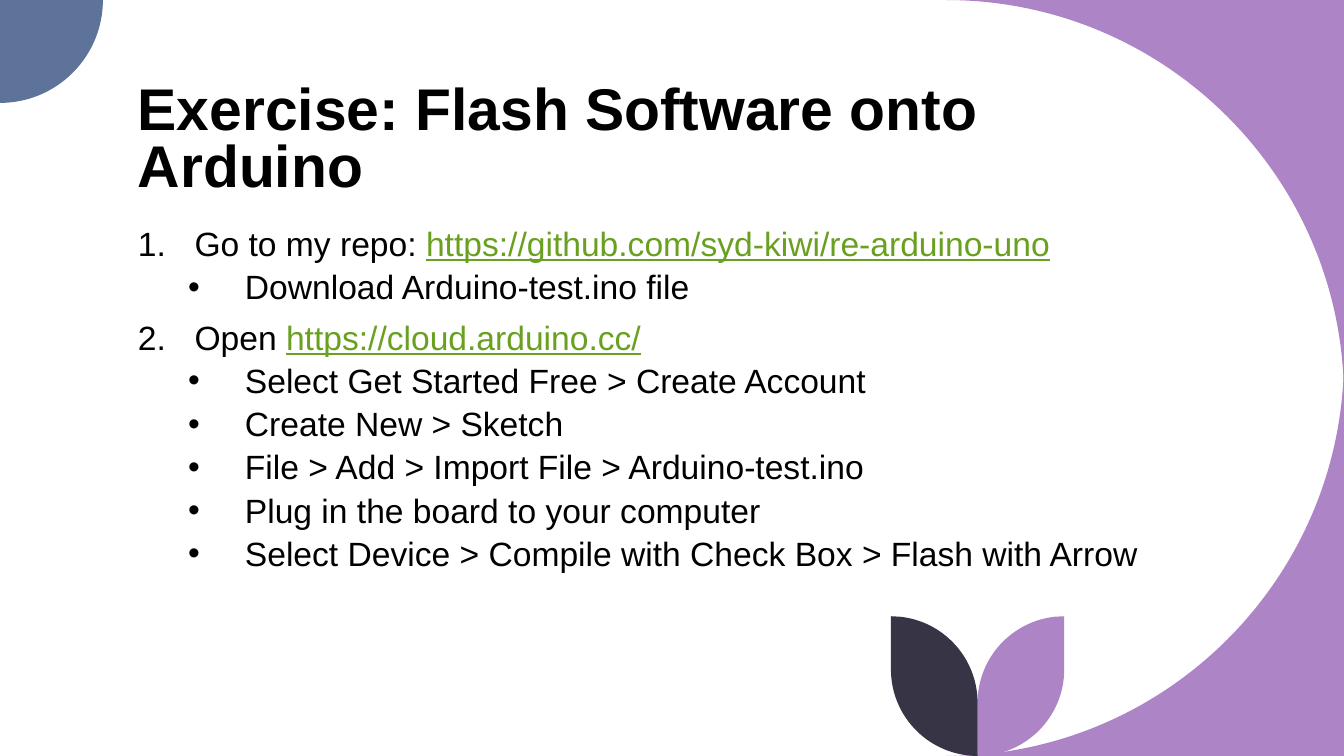
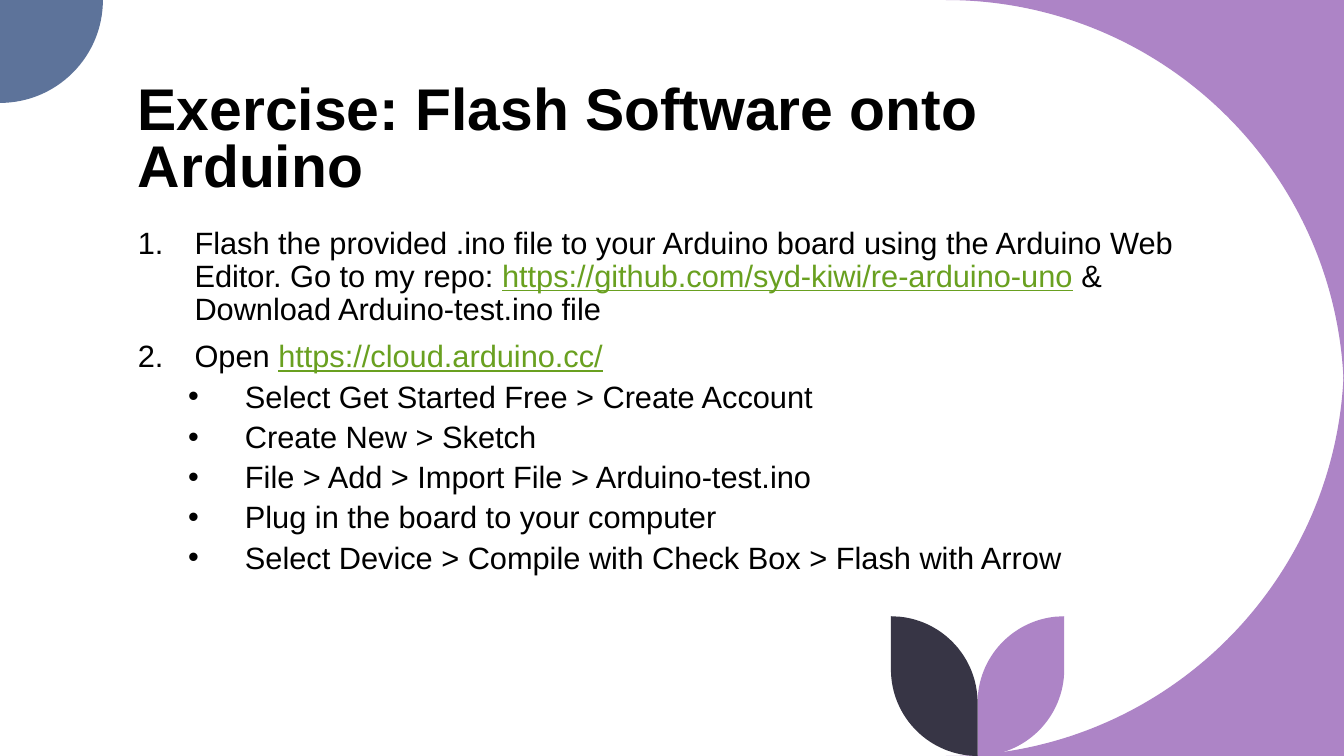
Before and after one commit to syd-kiwi/re-arduino-uno, a slide deck: slide 23 of Presentation/RE for the Rest of Us.pptx. Drawn at 1344x756 pixels with LibreOffice and Linux fonts; fonts in the diff are those of the drawing. Boxes give left, top, right and bottom in pixels: in the first picture for what was removed or moved away, otherwise in the second. Text is boxed around its words. In the diff, an @@ line names an element or a change of style, - is before the commit and + after.

```diff
--- a/Presentation/RE for the Rest of Us.pptx
+++ b/Presentation/RE for the Rest of Us.pptx
@@ text at <box>195,231,1173,321</box>: text changed; size 24 to 22 pt; text colour #69A020 to #000000 @@
-1. Go to my repo: https://github.com/syd-kiwi/re-arduino-uno
-  • Download Arduino-test.ino file
+1. Flash the provided .ino file to your Arduino board using the Arduino Web Editor. Go to my repo: https://github.com/syd-kiwi/re-arduino-uno & Download Arduino-test.ino file
@@ text at <box>195,344,1061,574</box>: size 24 to 22 pt in "Open https://cloud.arduino.cc/", "Select Get Started Free > Create Account", "Create New > Sketch", "File > Add > Import File > ..." and 2 more places @@
```
Also in this commit, not shown: 15 other slides changed, 1 slide added, 1 slide removed.
